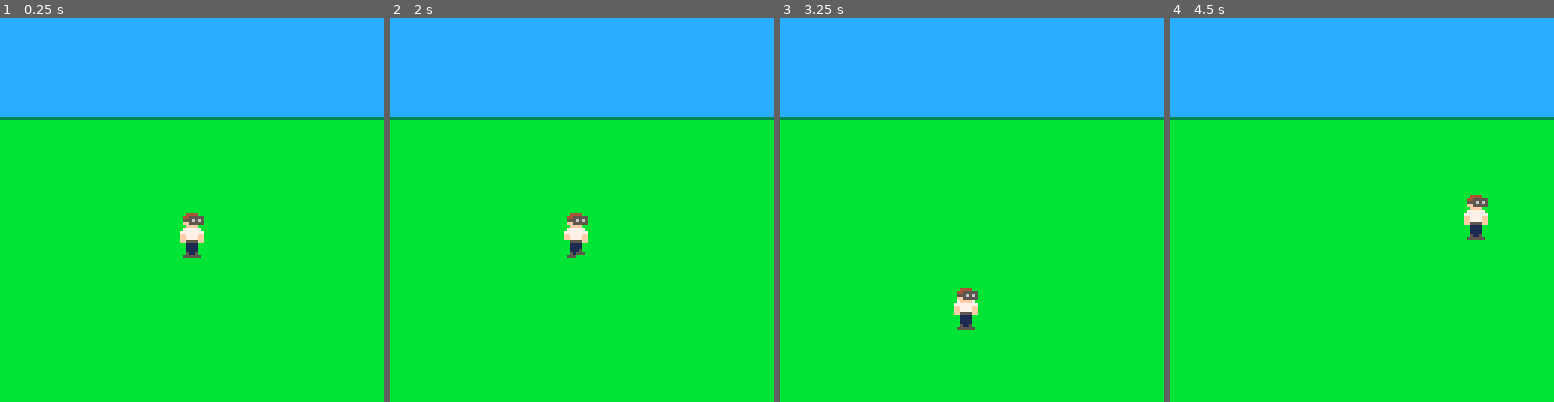
Above: before the commit, frames 1-4 (left to right).
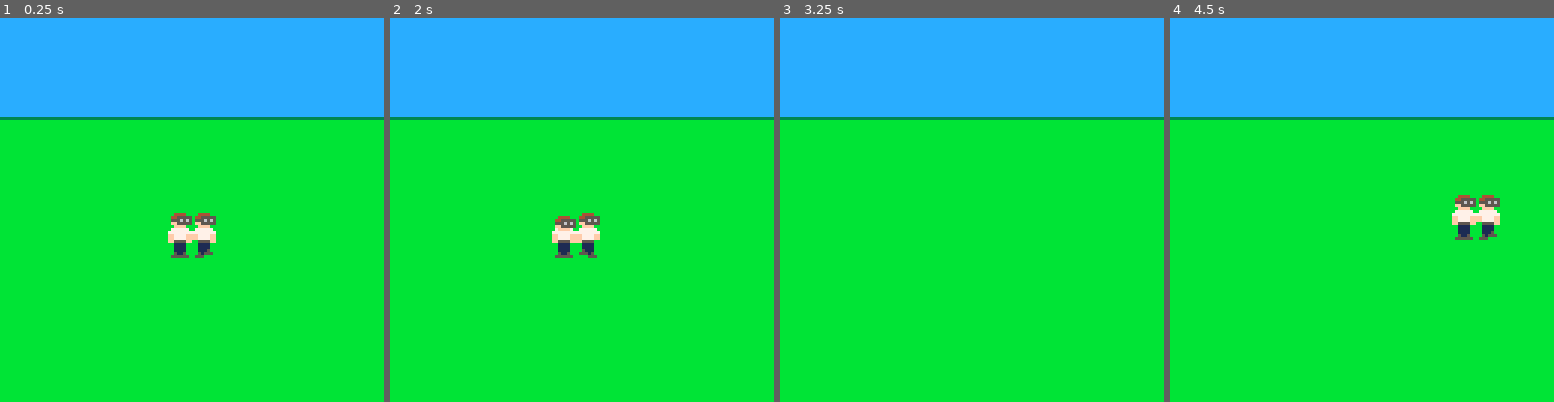
Above: after the commit, the same moments.

Repository: apirrone/LDJam20
Game: PICO-8 cartridge assets.p8
Same seed, same stepped clock (60 frames per second), same inputs: the game is played once before the commit and once after it.
Inputs:
- Up to frame 1 (0.25 s): no input
- Up to frame 2 (2 s): hold Left from 1.97 s (still down)
- Up to frame 3 (3.25 s): release Left at 2.37 s; hold Down 2.42-2.82 s; hold Right from 2.87 s (still down)
- Up to frame 4 (4.5 s): release Right at 3.53 s; hold Up 3.58-4.08 s; hold Right from 4.13 s (still down)

The runs differ from the first frame. In frame 1, 1.1% of the frame differs, in the area x 43-57%, y 50-63%; in frame 2, 1.1%; in frame 3, 0.5%; in frame 4, 1.1%.

Commit message:
economie de sprite

Diff:
--- a/assets.p8
+++ b/assets.p8
@@ -54,18 +54,18 @@
 end
 __gfx__
 00000000000000000000000000000000000000000000000000000000000000000000000000000000000000000000000000000000000000000000000000000000
-00000044440000000000004444000000000000000000000000000044440000000000000000000000000000000000000000000000000000000000000000000000
-00000445555500000000044555550000000000444400000000000445555500000000000000000000000000000000000000000000000000000000000000000000
-00000555656500000000055565650000000004455555000000000555656500000000000000000000000000000000000000000000000000000000000000000000
-00000ff55555000000000ff555550000000005556565000000000ff5555500000000000000000000000000000000000000000000000000000000000000000000
-000000ffff000000000000ffff00000000000ff555550000000000ffff0000000000000000000000000000000000000000000000000000000000000000000000
-00000777777000000000077777700000000007ffff70000000000777777000000000000000000000000000000000000000000000000000000000000000000000
-00007777777700000000777777770000000077777777000000007777777700000000000000000000000000000000000000000000000000000000000000000000
-0000ff7777ff00000000ff7777ff00000000ff7777ff00000000ff7777ff00000000000000000000000000000000000000000000000000000000000000000000
-0000ff7777ff00000000ff7777ff00000000ff7777ff00000000ff7777ff00000000000000000000000000000000000000000000000000000000000000000000
-0000ff5555ff00000000005555ff00000000ff5555ff00000000ff55550000000000000000000000000000000000000000000000000000000000000000000000
-00000011110000000000001111000000000000111100000000000011110000000000000000000000000000000000000000000000000000000000000000000000
-00000011110000000000001111000000000000111100000000000011110000000000000000000000000000000000000000000000000000000000000000000000
-00000011110000000000001115000000000000111100000000000051110000000000000000000000000000000000000000000000000000000000000000000000
-00000051150000000000005155500000000000511500000000000555150000000000000000000000000000000000000000000000000000000000000000000000
-00000555555000000000055500000000000005555550000000000000555000000000000000000000000000000000000000000000000000000000000000000000
+00444400004444000000000000444400000000000000000000000000000000000000000000000000000000000000000000000000000000000000000000000000
+04455555044555550044440004455555000000000000000000000000000000000000000000000000000000000000000000000000000000000000000000000000
+05556565055565650445555505556565000000000000000000000000000000000000000000000000000000000000000000000000000000000000000000000000
+0ff555550ff55555055565650ff55555000000000000000000000000000000000000000000000000000000000000000000000000000000000000000000000000
+00ffff0000ffff000ff5555500ffff00000000000000000000000000000000000000000000000000000000000000000000000000000000000000000000000000
+077777700777777007ffff7007777770000000000000000000000000000000000000000000000000000000000000000000000000000000000000000000000000
+77777777777777777777777777777777000000000000000000000000000000000000000000000000000000000000000000000000000000000000000000000000
+ff7777ffff7777ffff7777ffff7777ff000000000000000000000000000000000000000000000000000000000000000000000000000000000000000000000000
+ff7777ffff7777ffff7777ffff7777ff000000000000000000000000000000000000000000000000000000000000000000000000000000000000000000000000
+ff5555ff005555ffff5555ffff555500000000000000000000000000000000000000000000000000000000000000000000000000000000000000000000000000
+00111100001111000011110000111100000000000000000000000000000000000000000000000000000000000000000000000000000000000000000000000000
+00111100001111000011110000111100000000000000000000000000000000000000000000000000000000000000000000000000000000000000000000000000
+00111100001115000011110000511100000000000000000000000000000000000000000000000000000000000000000000000000000000000000000000000000
+00511500005155500051150005551500000000000000000000000000000000000000000000000000000000000000000000000000000000000000000000000000
+05555550055500000555555000005550000000000000000000000000000000000000000000000000000000000000000000000000000000000000000000000000
